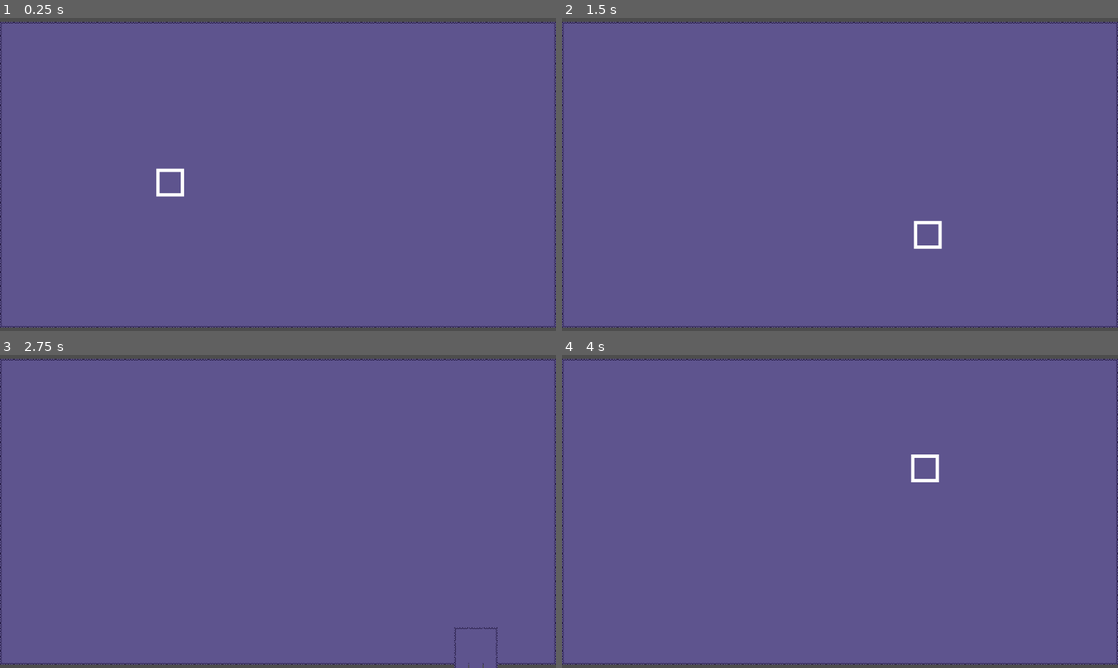
Above: before the commit, frames 1-4 (two rows, left to right).
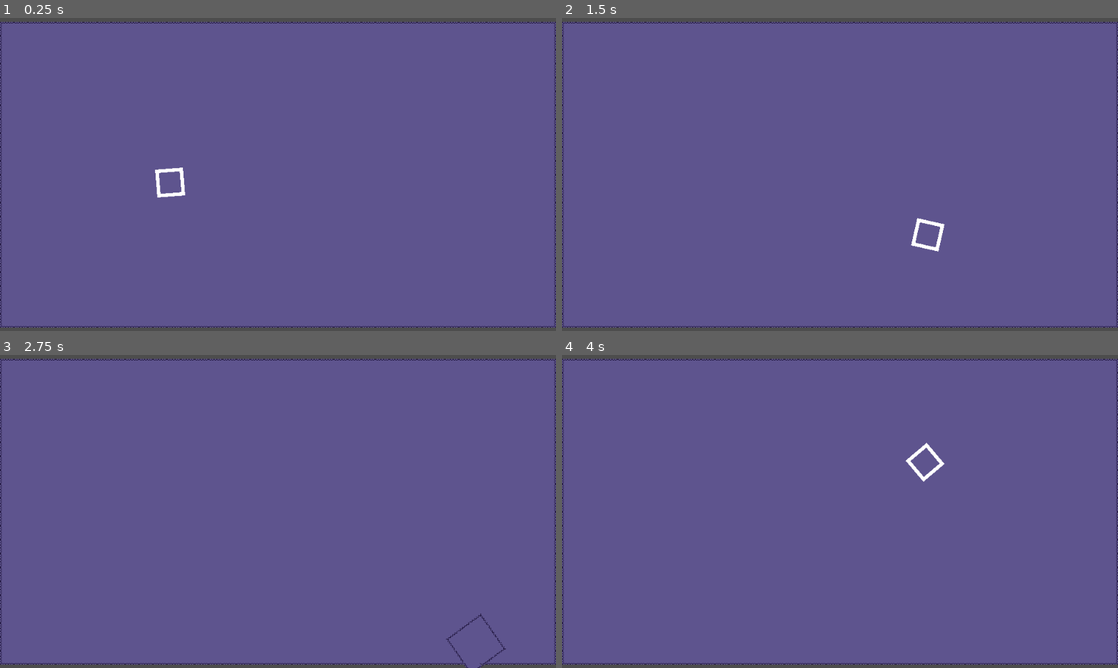
Above: after the commit, the same moments.

Repository: Enoxboo/Project-R
Game: Godot game, scene res://Levels/main_map.tscn
The game is run twice, just before and just after one commit, with the same random seed, the same clock (stepped at 60 frames per second) and the same inputs.
Inputs (mouse positions are in pixels of both pictures, inside the frame that each line leads up to):
- Up to frame 1 (0.25 s): no input
- Up to frame 2 (1.5 s): tap Enter at 0.5 s; move the mouse to (962, 158) at 0.52 s; press the mouse at (962, 158) at 0.53 s; hold D (move_right) 0.53-1.28 s; right-click (962, 158) at 0.8 s; move the mouse to (728, 190) at 1.27 s; release the mouse at (728, 190) at 1.28 s; hold S (move_down) from 1.28 s (still down); right-click (728, 190) at 1.35 s
- Up to frame 3 (2.75 s): tap E (spell_2) at 1.55 s; move the mouse to (333, 442) at 2.02 s; release S (move_down) at 2.03 s; hold D (move_right) from 2.03 s (still down); hold E (spell_2) from 2.03 s (still down); tap Tab (switch) at 2.3 s
- Up to frame 4 (4 s): move the mouse to (812, 574) at 2.77 s; release D (move_right) at 2.78 s; release E (spell_2) at 2.78 s; hold W (move_up) 2.78-3.53 s; tap Tab (switch) at 2.85 s; click (812, 574) at 3.05 s; move the mouse to (1006, 558) at 3.52 s; press the mouse at (1006, 558) at 3.53 s; hold A (move_left) from 3.53 s (still down); right-click (1006, 558) at 3.8 s

The runs differ from the first frame. In frame 1, less than 0.1% of the frame differs, in the area x 27-34%, y 47-58%; in frame 2, 0.2%; in frame 3, 0.2%; in frame 4, 0.3%, in the area x 61-69%, y 28-41%.

Commit message:
feat: add simple attack

Diff:
--- a/Player/Companion/eleanor_data.tres
+++ b/Player/Companion/eleanor_data.tres
@@ -1,10 +1,12 @@
-[gd_resource type="Resource" script_class="PlayerData" load_steps=3 format=3 uid="uid://davvempunmoqd"]
+[gd_resource type="Resource" script_class="PlayerData" load_steps=4 format=3 uid="uid://davvempunmoqd"]
 
 [ext_resource type="Script" uid="uid://bwr5om3kv2b7v" path="res://Player/player_data.gd" id="1_kdmin"]
+[ext_resource type="Script" uid="uid://0gycki5e8hwy" path="res://Player/Companion/eleanor_moveset.gd" id="1_vcytp"]
 [ext_resource type="Texture2D" uid="uid://hcq66343gceq" path="res://Levels/_Sprites/scene.png" id="2_vcytp"]
 
 [resource]
 script = ExtResource("1_kdmin")
 sprite = ExtResource("2_vcytp")
 speed = 100.0
+moveset = ExtResource("1_vcytp")
 metadata/_custom_type_script = "uid://bwr5om3kv2b7v"
--- /dev/null
+++ b/Player/Companion/eleanor_moveset.gd
@@ -0,0 +1,8 @@
+extends Moveset
+
+func _perform_attack(_player: Player) -> void:
+	print("eleanor attack")
+
+
+func _end_attack(_player: Player) -> void:
+	print("fin")
--- a/Player/Main/main_data.tres
+++ b/Player/Main/main_data.tres
@@ -1,9 +1,11 @@
-[gd_resource type="Resource" script_class="PlayerData" load_steps=3 format=3 uid="uid://dsefs1fellje"]
+[gd_resource type="Resource" script_class="PlayerData" load_steps=4 format=3 uid="uid://dsefs1fellje"]
 
+[ext_resource type="Script" uid="uid://dhssc3mpye67i" path="res://Player/Main/main_moveset.gd" id="1_eucv4"]
 [ext_resource type="Script" uid="uid://bwr5om3kv2b7v" path="res://Player/player_data.gd" id="1_mphok"]
 [ext_resource type="Texture2D" uid="uid://d0t3xhui75wfh" path="res://Player/_Sprites/square.png" id="2_3sm7w"]
 
 [resource]
 script = ExtResource("1_mphok")
 sprite = ExtResource("2_3sm7w")
+moveset = ExtResource("1_eucv4")
 metadata/_custom_type_script = "uid://bwr5om3kv2b7v"
--- /dev/null
+++ b/Player/Main/main_moveset.gd
@@ -0,0 +1,13 @@
+extends Moveset
+
+func _perform_attack(player: Player) -> void:
+	player.can_attack = false
+	player.hitbox.monitoring = true
+	player.hitbox_sprite.visible = true
+	player.hitbox.position.x = player.data.attack_offset
+
+
+func _end_attack(player: Player) -> void:
+	player.hitbox.monitoring = false
+	player.hitbox_sprite.visible = false
+	player.hitbox.position.x = 0
--- a/Player/States/switch.gd
+++ b/Player/States/switch.gd
@@ -6,6 +6,9 @@
 
 
 func switch_character() -> void:
+	parent.moveset_instance.reset_attack(parent)
+	parent.can_attack = true
 	parent.is_main_active = !parent.is_main_active
 	parent.data = parent.MAIN_DATA if parent.is_main_active else parent.ELEANOR_DATA
 	parent.sprite.texture = parent.data.sprite
+	parent.moveset_instance = parent.data.moveset.new()
--- /dev/null
+++ b/Player/moveset.gd
@@ -0,0 +1,35 @@
+class_name Moveset
+
+func attack(player: Player) -> void:
+	if !player.can_attack:
+		return
+
+	player.can_attack = false
+
+	_perform_attack(player)
+
+	await player.get_tree().create_timer(player.data.attack_active).timeout
+	_end_attack(player)
+
+	await player.get_tree().create_timer(player.data.attack_rest).timeout
+	player.can_attack = true
+
+
+func reset_attack(player: Player) -> void:
+	_end_attack(player)
+
+
+func _perform_attack(_player: Player) -> void:
+	pass
+
+
+func _end_attack(_player: Player) -> void:
+	pass
+
+
+func spell_1(_player: Player) -> void:
+	pass
+
+
+func spell_2(_player: Player) -> void:
+	pass
--- a/Player/player.gd
+++ b/Player/player.gd
@@ -6,6 +6,28 @@
 const ELEANOR_DATA = preload("uid://davvempunmoqd")
 
 @onready var sprite: Sprite2D = $Sprite
+@onready var hitbox: Area2D = $Hitbox
+@onready var hitbox_sprite: Sprite2D = $Hitbox/HitboxSprite
+@onready var attack_active: Timer = $Timers/AttackActive
+@onready var attack_rest: Timer = $Timers/AttackRest
 
 var data: PlayerData = MAIN_DATA
+var moveset_instance: Moveset = data.moveset.new()
 var is_main_active = true
+var can_attack = true
+var can_spell_1 = true
+var can_spell_2 = true
+
+
+func _process(_delta: float) -> void:
+	var mouse_pos = get_global_mouse_position()
+	look_at(mouse_pos)
+
+
+func _input(event: InputEvent) -> void:
+	if event.is_action_pressed("attack"):
+		moveset_instance.attack(self)
+	elif event.is_action_pressed("spell_1"):
+		moveset_instance.spell_1(self)
+	elif event.is_action_pressed("spell_2"):
+		moveset_instance.spell_2(self)
--- a/Player/player.tscn
+++ b/Player/player.tscn
@@ -1,15 +1,20 @@
-[gd_scene load_steps=7 format=3 uid="uid://damlylql1l7of"]
+[gd_scene load_steps=9 format=3 uid="uid://damlylql1l7of"]
 
 [ext_resource type="Script" uid="uid://cvwoife8aauxw" path="res://Player/player.gd" id="1_4ntmi"]
 [ext_resource type="Texture2D" uid="uid://d0t3xhui75wfh" path="res://Player/_Sprites/square.png" id="1_l8h54"]
 [ext_resource type="Script" uid="uid://bkg8rfh1hctco" path="res://StateMachine/state_machine.gd" id="4_k53q1"]
 [ext_resource type="Script" uid="uid://bm16kmhys2frc" path="res://Player/States/move.gd" id="5_fhl08"]
 [ext_resource type="Script" uid="uid://bng853sk1p60f" path="res://Player/States/switch.gd" id="6_fhl08"]
+[ext_resource type="Texture2D" uid="uid://hcq66343gceq" path="res://Levels/_Sprites/scene.png" id="6_vtle1"]
 
 [sub_resource type="RectangleShape2D" id="RectangleShape2D_4ntmi"]
 size = Vector2(32, 32)
 
+[sub_resource type="RectangleShape2D" id="RectangleShape2D_fhl08"]
+size = Vector2(50, 50)
+
 [node name="Player" type="CharacterBody2D"]
+collision_layer = 2
 script = ExtResource("1_4ntmi")
 
 [node name="Sprite" type="Sprite2D" parent="."]
@@ -29,3 +34,23 @@
 [node name="Switch" type="Node" parent="StateMachine"]
 script = ExtResource("6_fhl08")
 metadata/_custom_type_script = "uid://cpfcabqaqlbxc"
+
+[node name="Hitbox" type="Area2D" parent="."]
+position = Vector2(40, 0)
+collision_layer = 8
+collision_mask = 64
+monitoring = false
+monitorable = false
+
+[node name="HitboxSprite" type="Sprite2D" parent="Hitbox"]
+visible = false
+texture = ExtResource("6_vtle1")
+
+[node name="HitboxCollision" type="CollisionShape2D" parent="Hitbox"]
+shape = SubResource("RectangleShape2D_fhl08")
+
+[node name="Timers" type="Node" parent="."]
+
+[node name="AttackActive" type="Timer" parent="Timers"]
+
+[node name="AttackRest" type="Timer" parent="Timers"]
--- a/Player/player_data.gd
+++ b/Player/player_data.gd
@@ -4,3 +4,7 @@
 
 @export var sprite: Texture2D
 @export var speed: float = 300.0
+@export var moveset: GDScript
+@export var attack_active: float = 0.3
+@export var attack_rest: float = 0.5
+@export var attack_offset: float = 40.0
Not shown, added: Player/Companion/eleanor_moveset.gd.uid
Not shown, added: Player/Main/main_moveset.gd.uid
Not shown, added: Player/moveset.gd.uid
